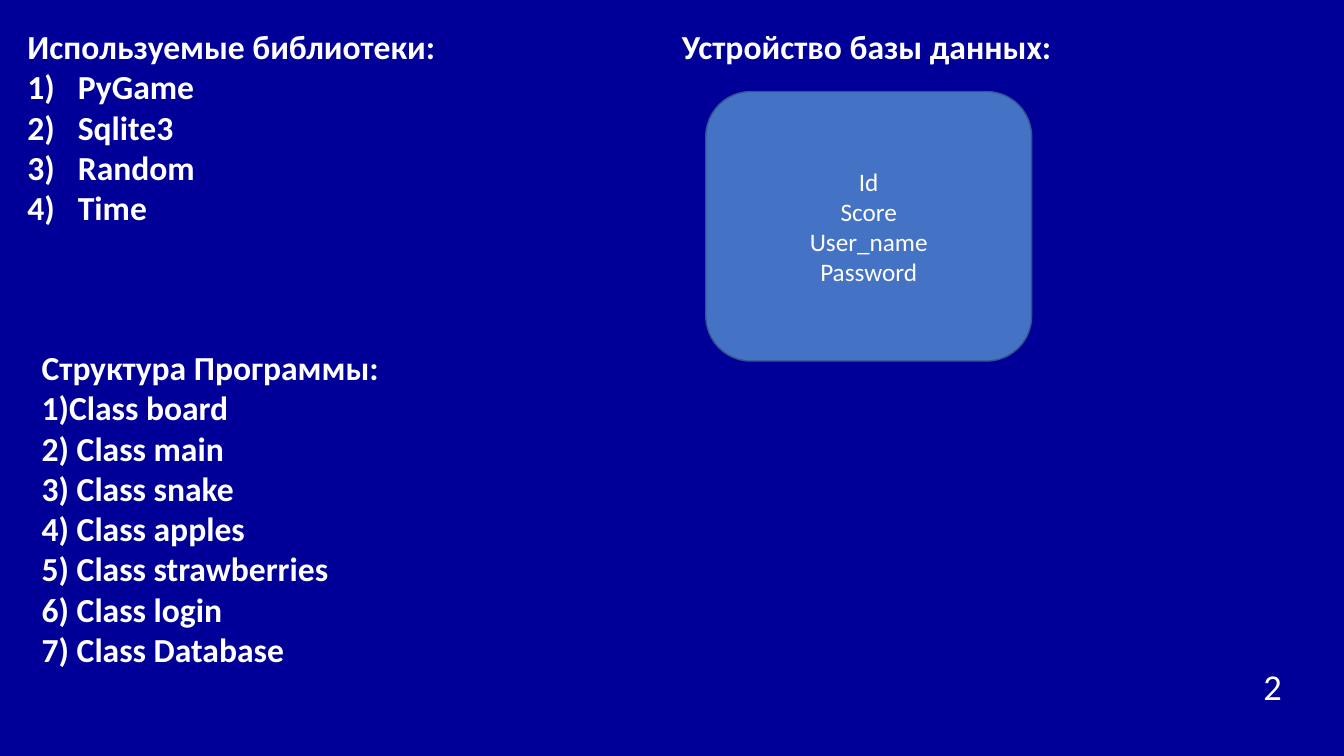
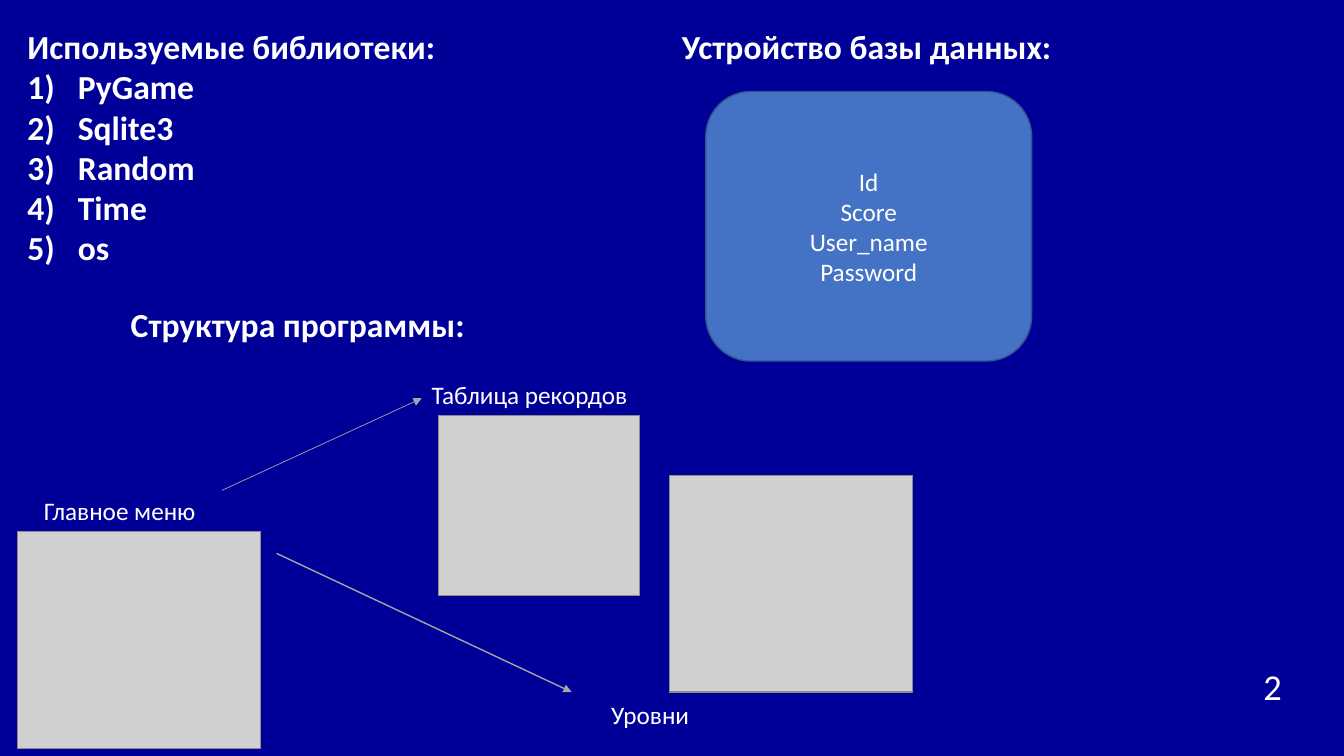
Before and after one commit to dotrey7/PyGame_Project_2024_yandex, a slide deck: slide 2 of snake.pptx. Drawn at 1344x756 pixels with LibreOffice and Linux fonts; fonts in the diff are those of the drawing; grey boxes stand for pictures. Boxes give left, top, right and bottom in pixels: in the first picture for what was removed or moved away, otherwise in the second. Text is boxed around its words. In the diff, an @@ line names an element or a change of style, - is before the commit and + after.

```diff
--- a/snake.pptx
+++ b/snake.pptx
@@ text at bbox=[78, 243, 109, 261]: paragraph added @@
+5) os
@@ text at bbox=[131, 315, 465, 343]: text changed @@
-Структура Программы:
-1)Class board
-2) Class main
-3) Class snake
-4) Class apples
-5) Class strawberries
-6) Class login
-7) Class Database
+Структура программы:
@@ text added at bbox=[432, 387, 627, 408], 18 pt, text #FFFFFF @@
+Таблица рекордов
@@ arrow added from (222, 490) to (421, 398), #A5A5A5 0.5 pt @@
@@ picture added at bbox=[439, 415, 640, 596] @@
@@ picture added at bbox=[670, 476, 913, 693] @@
@@ text added at bbox=[44, 503, 195, 521], 18 pt, text #FFFFFF @@
+Главное меню
@@ picture added at bbox=[17, 531, 260, 748] @@
@@ arrow added from (276, 554) to (572, 693), #A5A5A5 1 pt @@
@@ text added at bbox=[611, 707, 689, 728], 18 pt, text #FFFFFF @@
+Уровни
```
Also in this commit, not shown: 1 other slide changed, 2 slides added, 2 slides removed.
